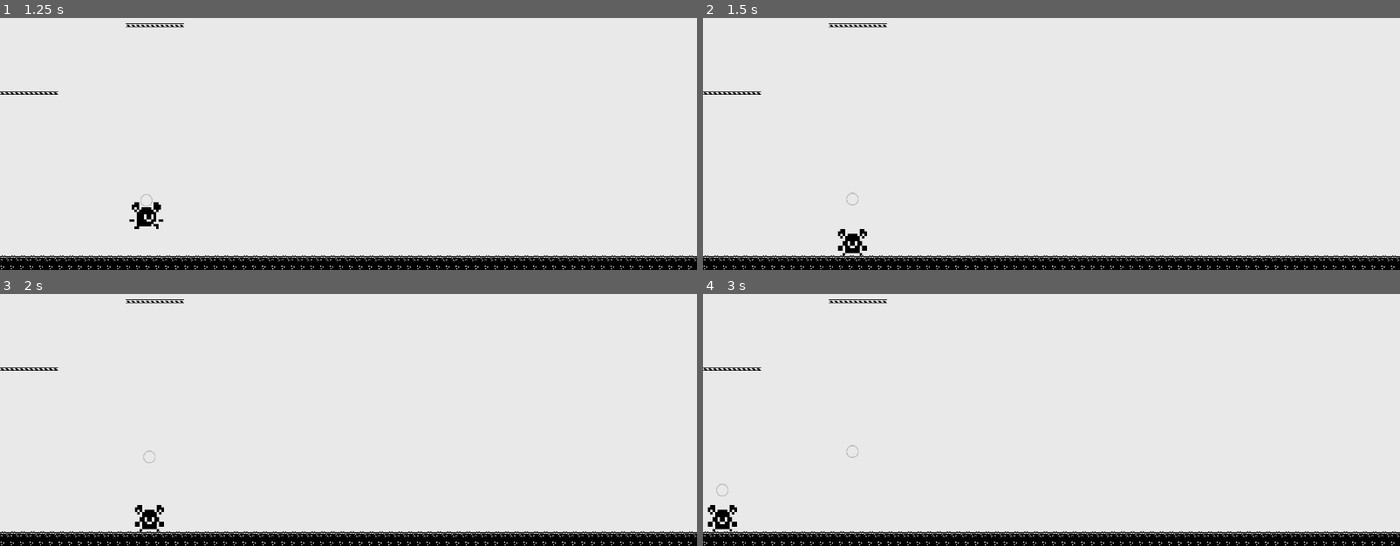
Above: before the commit, frames 1-4 (two rows, left to right).
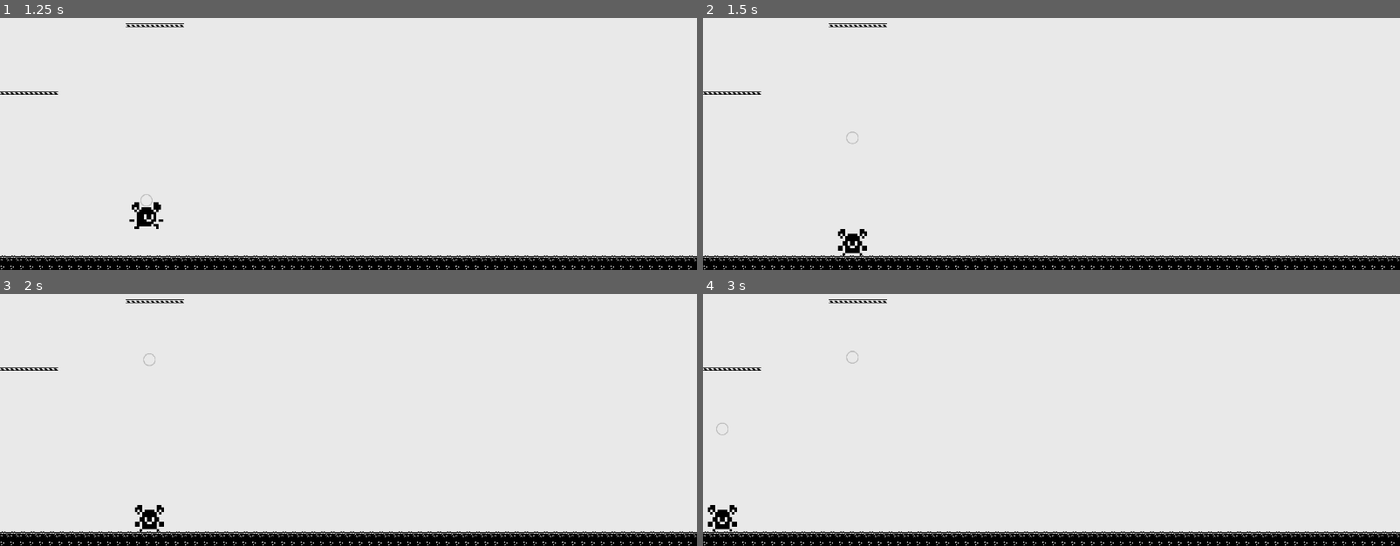
Above: after the commit, the same moments.

Repository: dennis-jung/ggj2025
Game: Godot game, scene res://scenes/tileset_test/game.tscn
Same seed, same stepped clock (60 frames per second), same inputs: the game is played once before the commit and once after it. The project has no main scene, so this scene is started directly.
Inputs (mouse positions are in pixels of both pictures, inside the frame that each line leads up to):
- Up to frame 1 (1.25 s): tap Enter (ui_accept) at 0.5, 0.77 s; move the mouse to (501, 55) at 0.52 s; hold Right (ui_right) from 0.53 s (still down); hold B (create_bubble) from 0.53 s (still down); click (501, 55) at 0.67 s
- Up to frame 2 (1.5 s): release Right (ui_right) at 1.25 s; release B (create_bubble) at 1.25 s; drag from (912, 93) to (849, 204) at 1.27 s
- Up to frame 3 (2 s): no input
- Up to frame 4 (3 s): move the mouse to (outside the picture) at 2.02 s; hold Left (ui_left) 2.03-2.75 s; hold B (create_bubble) 2.03-2.75 s; tap O at 2.1 s; drag from (1016, 427) to (723, 498) at 2.77 s

Frame 1 is identical in both runs. In frame 2, less than 0.1% of the frame differs, in the area x 20-23%, y 44-75%; in frame 3, less than 0.1%; in frame 4, less than 0.1%, in the area x 1-23%, y 22-81%.

Commit message:
Added tweeing to bubble and reorfanized player and bubble scenes

Diff:
--- a/scenes/bubble/bubble.gd
+++ b/scenes/bubble/bubble.gd
@@ -9,5 +9,9 @@
 func blow(value: float) -> void:
 	if size + value < MAX_SIZE:
 		size += value
-	energy = size * 100
+	energy = size * 400
 	scale = Vector2(size, size)
+
+func release() -> void:
+	var tween = create_tween()
+	tween.tween_property(self, "position", Vector2(position.x, position.y - energy), 1.0).set_trans(Tween.TRANS_CUBIC).set_ease(Tween.EASE_OUT)
--- a/scenes/tileset_test/player.gd
+++ b/scenes/player/player.gd
@@ -53,5 +53,6 @@
 	if current_bubble == null:
 		return
 	current_bubble.reparent(map_bubbles_node)
+	current_bubble.release()
 	print_debug("release_bubble, energy: ", current_bubble.energy)
 	current_bubble = null
--- /dev/null
+++ b/scenes/player/player.tscn
@@ -0,0 +1,75 @@
+[gd_scene load_steps=10 format=3 uid="uid://dl7n3q55wlre2"]
+
+[ext_resource type="Script" path="res://scenes/player/player.gd" id="1_qr108"]
+[ext_resource type="Texture2D" uid="uid://b5hvmgovyiqbg" path="res://assets/img/monochrome_tilemap_transparent_packed.png" id="2_pfn1j"]
+
+[sub_resource type="AtlasTexture" id="AtlasTexture_o56hh"]
+atlas = ExtResource("2_pfn1j")
+region = Rect2(0, 192, 16, 16)
+
+[sub_resource type="AtlasTexture" id="AtlasTexture_3bni8"]
+atlas = ExtResource("2_pfn1j")
+region = Rect2(16, 192, 16, 16)
+
+[sub_resource type="AtlasTexture" id="AtlasTexture_q03j3"]
+atlas = ExtResource("2_pfn1j")
+region = Rect2(32, 192, 16, 16)
+
+[sub_resource type="AtlasTexture" id="AtlasTexture_mjcqp"]
+atlas = ExtResource("2_pfn1j")
+region = Rect2(48, 192, 16, 16)
+
+[sub_resource type="AtlasTexture" id="AtlasTexture_ipur5"]
+atlas = ExtResource("2_pfn1j")
+region = Rect2(64, 192, 16, 16)
+
+[sub_resource type="SpriteFrames" id="SpriteFrames_xwsjc"]
+animations = [{
+"frames": [{
+"duration": 1.0,
+"texture": SubResource("AtlasTexture_o56hh")
+}],
+"loop": true,
+"name": &"idle",
+"speed": 5.0
+}, {
+"frames": [{
+"duration": 1.0,
+"texture": SubResource("AtlasTexture_3bni8")
+}, {
+"duration": 1.0,
+"texture": SubResource("AtlasTexture_q03j3")
+}, {
+"duration": 1.0,
+"texture": SubResource("AtlasTexture_mjcqp")
+}, {
+"duration": 1.0,
+"texture": SubResource("AtlasTexture_ipur5")
+}],
+"loop": true,
+"name": &"walk_right",
+"speed": 5.0
+}]
+
+[sub_resource type="RectangleShape2D" id="RectangleShape2D_snfua"]
+size = Vector2(48, 44)
+
+[node name="Player" type="CharacterBody2D"]
+position = Vector2(32, 622)
+script = ExtResource("1_qr108")
+
+[node name="AnimatedSprite2D" type="AnimatedSprite2D" parent="."]
+modulate = Color(0, 0, 0, 1)
+position = Vector2(0, -32)
+scale = Vector2(4, 4)
+sprite_frames = SubResource("SpriteFrames_xwsjc")
+animation = &"walk_right"
+metadata/_edit_lock_ = true
+
+[node name="CollisionShape2D" type="CollisionShape2D" parent="."]
+position = Vector2(0, -22)
+shape = SubResource("RectangleShape2D_snfua")
+metadata/_edit_lock_ = true
+
+[node name="BubbleSpawner" type="Node2D" parent="."]
+position = Vector2(0, -45)
--- a/scenes/tileset_test/game.gd
+++ b/scenes/tileset_test/game.gd
@@ -2,10 +2,10 @@
 
 @onready var map_bubbles_node = %MapBubbles
 
-func _physics_process(delta: float) -> void:
-	for bubble: Bubble in map_bubbles_node.get_children():
-		if bubble.energy <= 0:
-			continue
-		bubble.translate(Vector2(0.0, -1))
-		bubble.energy -= 1
-		print_debug("bubble energy left: ", bubble.energy)
+#func _physics_process(delta: float) -> void:
+	#for bubble: Bubble in map_bubbles_node.get_children():
+		#if bubble.energy <= 0:
+			#continue
+		#bubble.translate(Vector2(0.0, -1))
+		#bubble.energy -= 1
+		#print_debug("bubble energy left: ", bubble.energy)
--- a/scenes/tileset_test/game.tscn
+++ b/scenes/tileset_test/game.tscn
@@ -1,9 +1,9 @@
-[gd_scene load_steps=15 format=4 uid="uid://d1dag16tak0ri"]
+[gd_scene load_steps=8 format=4 uid="uid://d1dag16tak0ri"]
 
 [ext_resource type="Texture2D" uid="uid://b5hvmgovyiqbg" path="res://assets/img/monochrome_tilemap_transparent_packed.png" id="1_bi1ic"]
 [ext_resource type="Script" path="res://scenes/tileset_test/game.gd" id="1_qc4pq"]
 [ext_resource type="Texture2D" uid="uid://dvxhqvonbype5" path="res://assets/img/monochrome_tilemap_packed.png" id="2_bcycn"]
-[ext_resource type="Script" path="res://scenes/tileset_test/player.gd" id="3_wu5hc"]
+[ext_resource type="PackedScene" uid="uid://dl7n3q55wlre2" path="res://scenes/player/player.tscn" id="4_bs4ck"]
 
 [sub_resource type="TileSetAtlasSource" id="TileSetAtlasSource_twn7m"]
 texture = ExtResource("1_bi1ic")
@@ -831,57 +831,6 @@
 sources/1 = SubResource("TileSetAtlasSource_twn7m")
 sources/2 = SubResource("TileSetAtlasSource_xmpa4")
 
-[sub_resource type="AtlasTexture" id="AtlasTexture_o56hh"]
-atlas = ExtResource("1_bi1ic")
-region = Rect2(0, 192, 16, 16)
-
-[sub_resource type="AtlasTexture" id="AtlasTexture_3bni8"]
-atlas = ExtResource("1_bi1ic")
-region = Rect2(16, 192, 16, 16)
-
-[sub_resource type="AtlasTexture" id="AtlasTexture_q03j3"]
-atlas = ExtResource("1_bi1ic")
-region = Rect2(32, 192, 16, 16)
-
-[sub_resource type="AtlasTexture" id="AtlasTexture_mjcqp"]
-atlas = ExtResource("1_bi1ic")
-region = Rect2(48, 192, 16, 16)
-
-[sub_resource type="AtlasTexture" id="AtlasTexture_ipur5"]
-atlas = ExtResource("1_bi1ic")
-region = Rect2(64, 192, 16, 16)
-
-[sub_resource type="SpriteFrames" id="SpriteFrames_xwsjc"]
-animations = [{
-"frames": [{
-"duration": 1.0,
-"texture": SubResource("AtlasTexture_o56hh")
-}],
-"loop": true,
-"name": &"idle",
-"speed": 5.0
-}, {
-"frames": [{
-"duration": 1.0,
-"texture": SubResource("AtlasTexture_3bni8")
-}, {
-"duration": 1.0,
-"texture": SubResource("AtlasTexture_q03j3")
-}, {
-"duration": 1.0,
-"texture": SubResource("AtlasTexture_mjcqp")
-}, {
-"duration": 1.0,
-"texture": SubResource("AtlasTexture_ipur5")
-}],
-"loop": true,
-"name": &"walk_right",
-"speed": 5.0
-}]
-
-[sub_resource type="RectangleShape2D" id="RectangleShape2D_snfua"]
-size = Vector2(48, 44)
-
 [node name="Game" type="Node2D"]
 script = ExtResource("1_qc4pq")
 
@@ -895,22 +844,4 @@
 [node name="MapBubbles" type="Node2D" parent="Map"]
 unique_name_in_owner = true
 
-[node name="Player" type="CharacterBody2D" parent="."]
-position = Vector2(32, 622)
-script = ExtResource("3_wu5hc")
-
-[node name="AnimatedSprite2D" type="AnimatedSprite2D" parent="Player"]
-modulate = Color(0, 0, 0, 1)
-position = Vector2(0, -32)
-scale = Vector2(4, 4)
-sprite_frames = SubResource("SpriteFrames_xwsjc")
-animation = &"walk_right"
-metadata/_edit_lock_ = true
-
-[node name="CollisionShape2D" type="CollisionShape2D" parent="Player"]
-position = Vector2(0, -22)
-shape = SubResource("RectangleShape2D_snfua")
-metadata/_edit_lock_ = true
-
-[node name="BubbleSpawner" type="Node2D" parent="Player"]
-position = Vector2(0, -45)
+[node name="Player" parent="." instance=ExtResource("4_bs4ck")]
Not shown, changed: README.md
